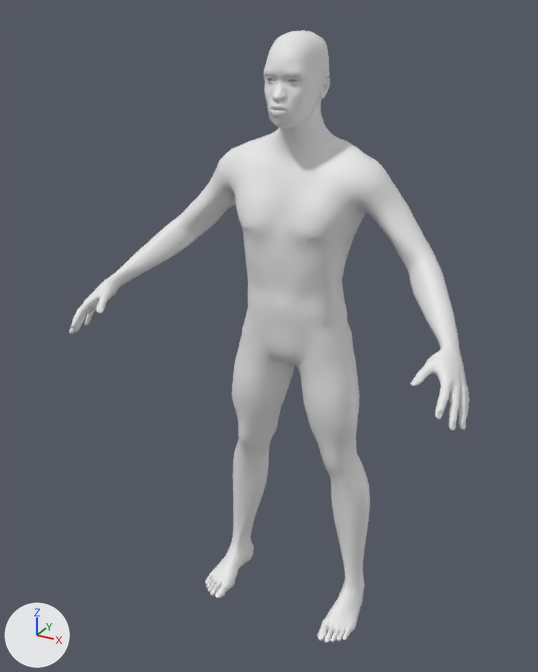
One commit to the glTF model public/assets/characters/base/body_male_african.glb: the scene before it, then after it.
One viewpoint serves both versions: a 50 mm lens placed at (0.922, -1.882, 1.865), pointed at (-0.04, -0.134, 0.991). The axes (+X, +Y, +Z) are drawn at lower left. The lights are the same throughout. The picture after the commit comes second. Vertices at exactly the same position are counted once.

The scene before the commit, as lines of its bpy script (objects in view):
```python
me_base_009 = bpy.data.meshes.new('base.009')
me_base_009.from_pydata(...)  # 13380 vertices, 26756 faces; spans x -0.6..0.6, y -0.41..0.1, z 0.0..1.81
ob_human = bpy.data.objects.new('Human', me_base_009)
ob_human.location = (0.0, 0.0, 0.0)
```
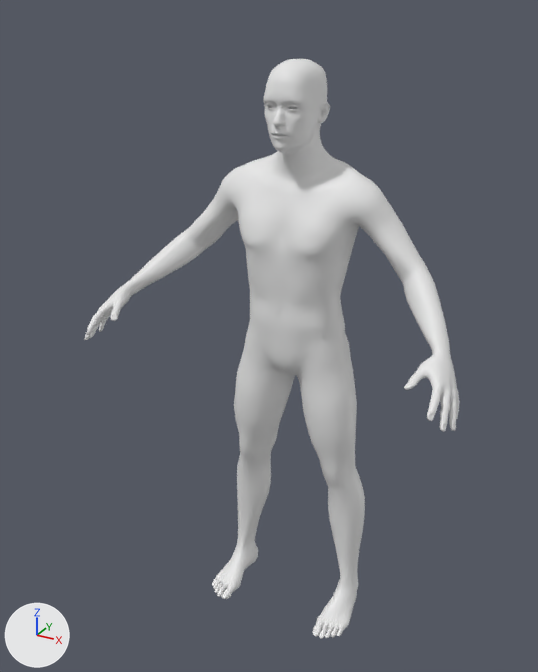
The change in detail:
me_base_009 is used by ob_human; location (0.0, 0.0, 0.0).
me_base_009 had 13380 vertices, 26756 faces and spanned x -0.6..0.6, y -0.41..0.1, z 0.0..1.81.
me_base_009 now has 13380 vertices, 26756 faces and spans x -56.79..56.79, y 0.0..174.73, z -9.77..37.73.
me_base_009 part 1: 13380 of 13380 vertices moved; they spanned x -0.6..0.6, y -0.41..0.1, z 0.0..1.81 and now span x -56.79..56.79, y 0.0..174.73, z -9.77..37.73; mean shift (0.0, 104.68, 13.15).
Object 'Human' (ob_human) turns from (0, 0, 0) to (90, 0, 0) degrees about x, y and z.
Object 'Human' (ob_human) is rescaled from (1.0, 1.0, 1.0) to (0.01, 0.01, 0.01).

Boxes (x1, y1, x2, y2) around the edits, measured in the pictures (538 x 672 px):
'Human', reshaped, turned, rescaled
    before: (69, 30, 469, 643)
    after: (84, 58, 460, 639)
